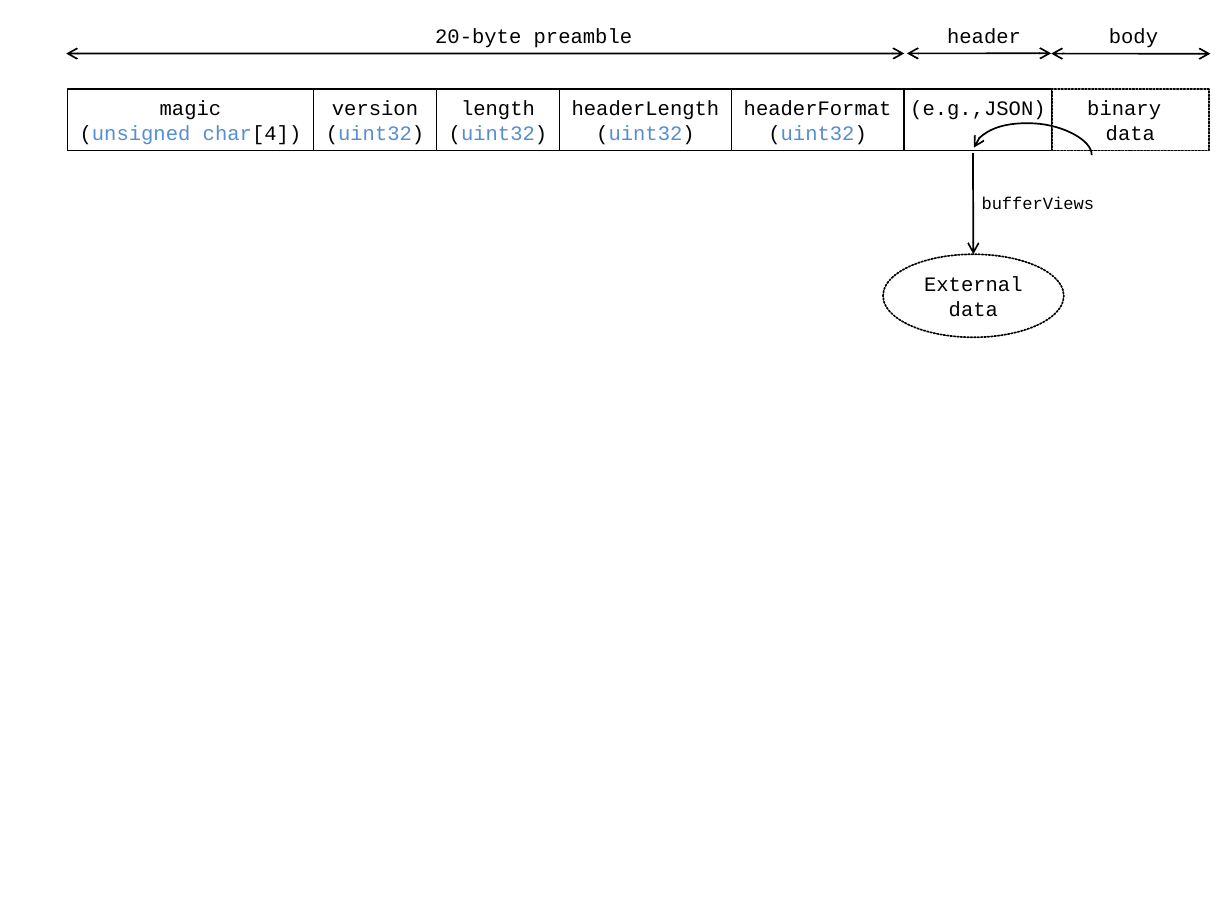
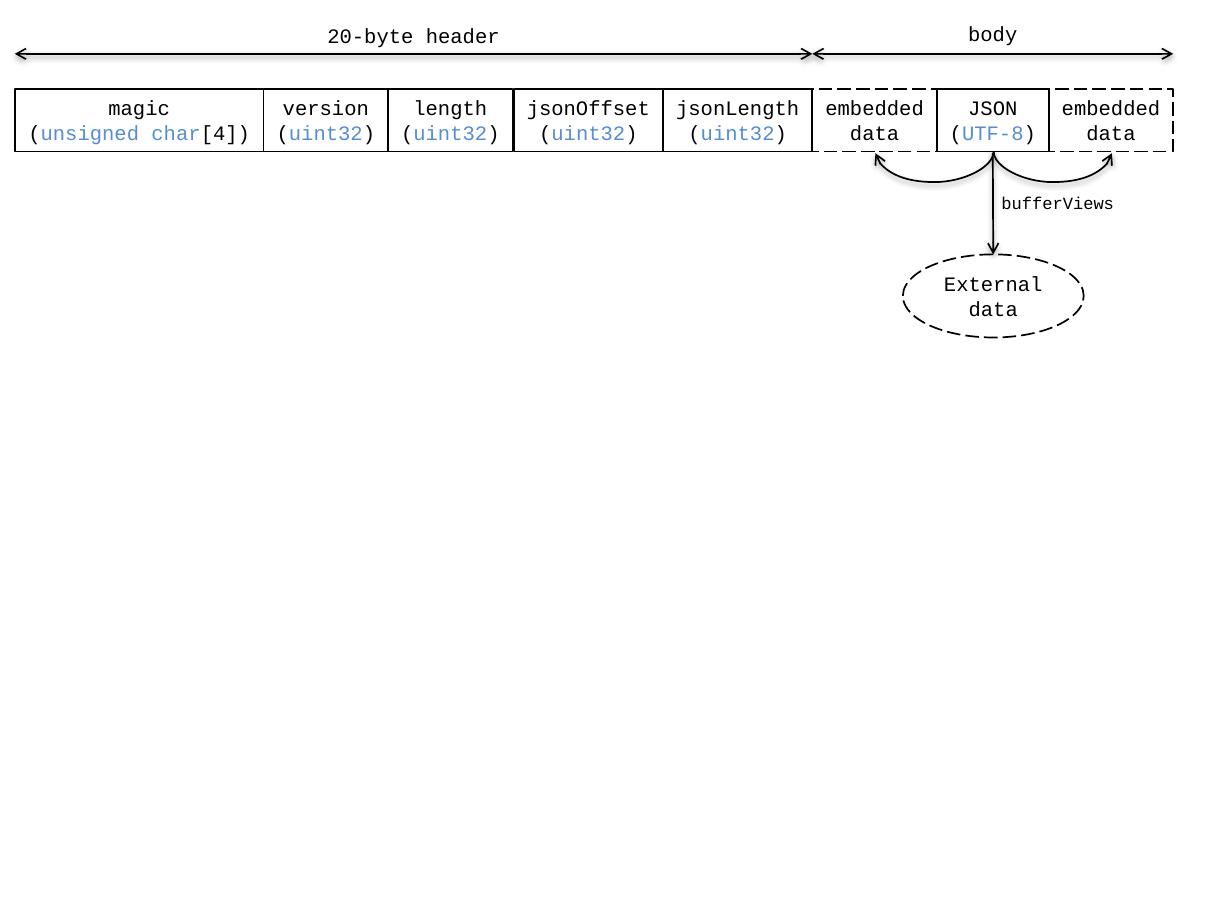
Before and after one commit to KhronosGroup/glTF, a slide deck: slide 1 of extensions/CESIUM_binary_glTF/Figures.pptx. Drawn at 1232x924 pixels with LibreOffice and Linux fonts; fonts in the diff are those of the drawing. Boxes give left, top, right and bottom in pixels: in the first picture for what was removed or moved away, otherwise in the second. Text is boxed around its words. In the diff, an @@ line names an element or a change of style, - is before the commit and + after.

Commit message:
Moved binary_glTF to separate directory, reset CESIUM_binary_glTF to its original state

```diff
--- a/extensions/CESIUM_binary_glTF/Figures.pptx
+++ b/extensions/CESIUM_binary_glTF/Figures.pptx
@@ text at (327, 28, 500, 48): text changed @@
-20-byte preamble
+20-byte header
@@ text removed at (947, 28, 1021, 44) @@
-header
@@ text "body": place and size @@
-text "body" at (1109, 28, 1158, 48)
+text "body" at (968, 26, 1017, 46)
@@ double arrow moved from (67, 54) - (904, 53) to (15, 54) - (812, 54) @@
@@ double arrow (15, 54) - (812, 54): stroke #000000 0.99 pt to #000000 1 pt @@
@@ double arrow moved from (907, 53) - (1051, 53) to (812, 54) - (1173, 54) @@
@@ double arrow (812, 54) - (1173, 54): stroke #000000 0.99 pt to #000000 1 pt @@
@@ double arrow removed from (1051, 54) to (1210, 54) @@
@@ rectangle "magic": place and size @@
-rectangle "magic" at (68, 89, 314, 150)
+rectangle "magic" at (15, 89, 264, 150)
@@ rectangle "version": place and size @@
-rectangle "version" at (314, 89, 437, 150)
+rectangle "version" at (264, 89, 388, 150)
@@ rectangle "length": place and size @@
-rectangle "length" at (436, 89, 559, 150)
+rectangle "length" at (388, 89, 513, 150)
@@ rectangle "jsonOffset": place and size @@
-rectangle "jsonOffset" at (559, 89, 732, 150)
+rectangle "jsonOffset" at (514, 89, 663, 150)
@@ rectangle "jsonLength": place and size @@
-rectangle "jsonLength" at (732, 89, 904, 150)
+rectangle "jsonLength" at (663, 89, 812, 150)
@@ rectangle added at (812, 89, 936, 150), outline #000000 1 pt dashed, 12 pt, text #000000 @@
+embedded
+data
@@ outline #000000 0.99 pt to #000000 1 pt in 6 elements at (388, 89, 513, 150), (264, 89, 388, 150), (15, 89, 264, 150), (514, 89, 663, 150), (663, 89, 812, 150), (936, 89, 1048, 150) @@
@@ rectangle "JSON": place and size @@
-rectangle "JSON" at (904, 89, 1052, 150)
+rectangle "JSON" at (936, 89, 1048, 150)
@@ rectangle "embedded" at (1048, 89, 1173, 150): outline #000000 0.99 pt to #000000 1 pt dashed @@
@@ rectangle "embedded": place and size @@
-rectangle "embedded" at (1052, 89, 1210, 150)
+rectangle "embedded" at (1048, 89, 1173, 150)
@@ text in rectangle at (527, 101, 650, 120): text changed @@
-headerLength
+jsonOffset
@@ text in rectangle at (676, 101, 799, 120): text changed @@
-headerFormat
+jsonLength
@@ text in rectangle at (950, 101, 1036, 145): text changed @@
-(e.g.,JSON)
+JSON
+(UTF-8)
@@ text in rectangle at (1062, 101, 1160, 116): text changed @@
-binary
+embedded
@@ curved arrow added from (994, 152) to (876, 153), #000000 1 pt @@
@@ 1 ellipse, 1 text, 1 arrow: place and size @@
-1 ellipse, 1 text, 1 arrow at (883, 153, 1095, 336)
+1 ellipse, 1 text, 1 arrow at (903, 153, 1114, 336)
@@ arrow (993, 153) - (993, 254): stroke #000000 0.99 pt to #000000 1 pt @@
@@ curved arrow moved from (1092, 156) - (973, 148) to (994, 152) - (1111, 153) @@
@@ curved arrow (994, 152) - (1111, 153): stroke #000000 0.99 pt to #000000 1 pt @@
@@ ellipse "External data" at (903, 254, 1084, 336): outline #000000 0.99 pt to #000000 1 pt dashed @@
```
Also in this commit, not shown: 34 other files.
